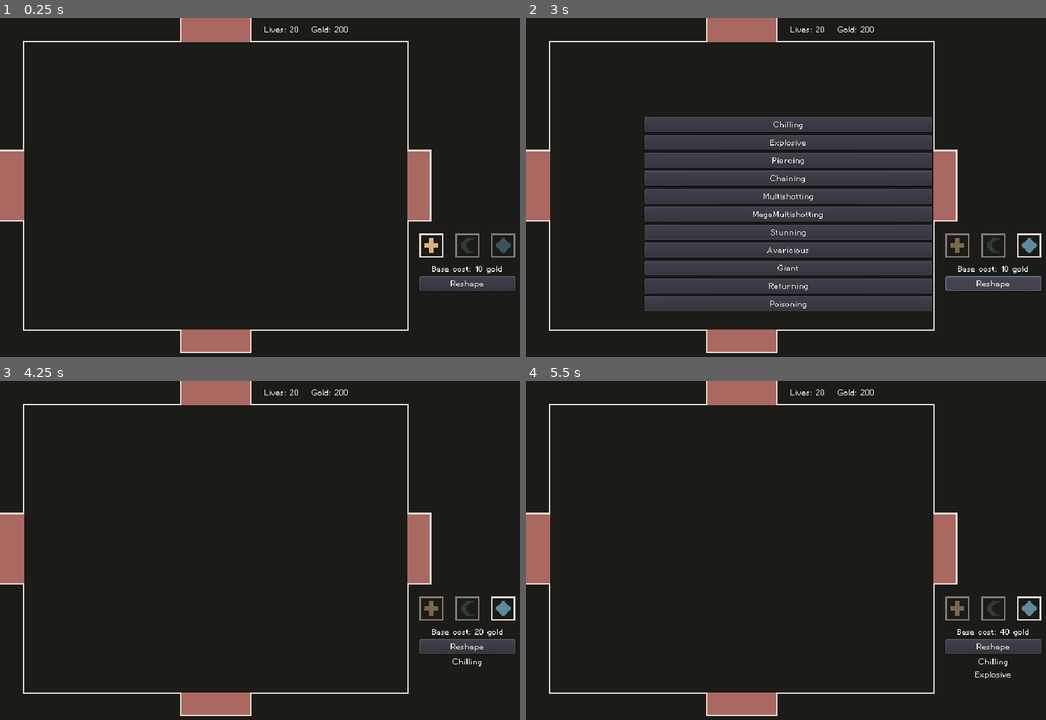
Above: before the commit, frames 1-4 (two rows, left to right).
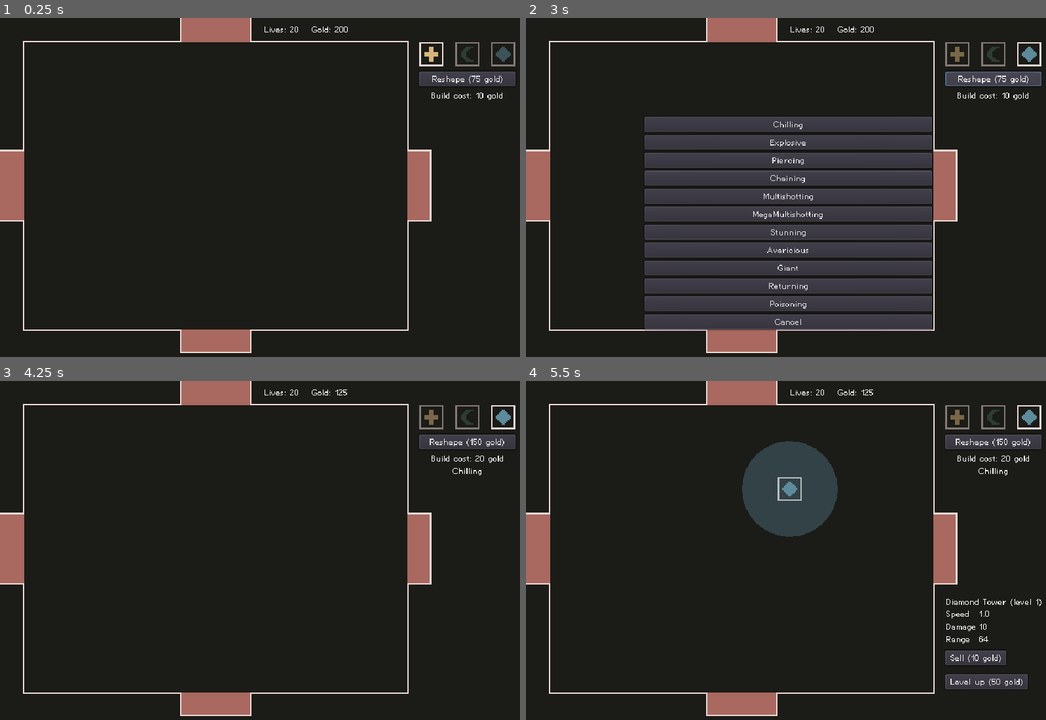
Above: after the commit, the same moments.

Repository: nolenroyalty/ReShape-TD
Game: Godot game, scene res://Main.tscn
Two runs of this game, one before a commit and one after it. Both use one fixed random seed, a clock stepped at 60 frames per second and the inputs below.
Inputs (mouse positions are in pixels of both pictures, inside the frame that each line leads up to; where the layout moved, square brackets give the same spot in the first picture):
- Up to frame 1 (0.25 s): no input
- Up to frame 2 (3 s): click (994, 55) [994, 245] at 0.5 s; click (957, 55) [957, 245] at 1.25 s; click (1030, 55) [1030, 245] at 2 s; click "Reshape" (after the commit: "Reshape (75 gold)") at 2.75 s
- Up to frame 3 (4.25 s): click "Chilling" at 3.5 s
- Up to frame 4 (5.5 s): click "Reshape" (after the commit: "Reshape (150 gold)") at 4.25 s; click (786, 486) at 5 s, where only the run before the commit has a clickable "Explosive"

The runs differ from the first frame. In frame 1, 2.6% of the frame differs, in the area x 80-100%, y 7-81%; in frame 2, 5.3%; in frame 3, 2.7%; in frame 4, 7.9%, in the area x 41-100%, y 2-91%.

Commit message:
gold stuff

Diff:
--- a/Main.gd
+++ b/Main.gd
@@ -18,7 +18,7 @@
 
 func handle_upgrade_purchased(picker):
 	hide_reshape_upgrade_picker(picker)
-	upgrade_selector.update_upgrades_text()
+	# upgrade_selector.update_upgrades_text()
 
 func show_reshape_upgrade_picker(shape):
 	get_tree().paused = true
@@ -27,6 +27,7 @@
 	battlefield.set_in_menu()
 	add_child(picker)
 	picker.connect("upgrade_purchased", self, "handle_upgrade_purchased", [picker])
+	picker.connect("cancelled", self, "hide_reshape_upgrade_picker", [picker])
 
 func clear_individual_selection(only_if_this_one=null):
 	if individual_selection != null:
--- a/Main.tscn
+++ b/Main.tscn
@@ -17,10 +17,10 @@
 }
 
 [node name="ReshapeUpgradeSelector" parent="." instance=ExtResource( 2 )]
-position = Vector2( 560, 288 )
+position = Vector2( 560, 32 )
 
 [node name="IndividualViewer" parent="." instance=ExtResource( 4 )]
-position = Vector2( 560, 32 )
+position = Vector2( 560, 288 )
 
 [node name="Lives" type="Label" parent="."]
 margin_left = 352.0
--- a/towers/Upgrades.gd
+++ b/towers/Upgrades.gd
@@ -35,6 +35,10 @@
 	func build_cost():
 		var mult = pow(2, len(upgrades))
 		return mult * C.BASE_TOWER_COST
+
+	func reshape_cost():
+		var mult = pow(2, len(upgrades))
+		return mult * 75
 
 func _apply(t, stats):
 	match t:
@@ -127,6 +131,9 @@
 func tower_cost(shape):
 	return int(state[shape].build_cost())
 
+func reshape_cost(shape):
+	return int(state[shape].reshape_cost())
+
 func upgrade_cost(shape, stats):
 	var base = tower_cost(shape)
 	var mult = stats.upgrade_mult()
--- a/ui/ReshapeUpgradePicker.gd
+++ b/ui/ReshapeUpgradePicker.gd
@@ -1,15 +1,24 @@
 extends CanvasLayer
 
 signal upgrade_purchased()
+signal cancelled()
 
 onready var cont = $VBoxContainer
 
 var shape = null
 
 func handle_button_pressed(upgrade):
-	Upgrades.upgrade(shape, upgrade)
-	print("Purchased upgrade %s" % [Upgrades.title(upgrade)])
-	emit_signal("upgrade_purchased")
+	var cost = Upgrades.reshape_cost(shape)
+	if State.try_to_buy(cost):
+		Upgrades.upgrade(shape, upgrade)
+		print("Purchased upgrade %s" % [Upgrades.title(upgrade)])
+		emit_signal("upgrade_purchased")
+	else:
+		print("POTENTIAL BUG: Not enough money to buy an upgrade from the upgrade picker")
+		emit_signal("cancelled")
+
+func handle_cancel():
+	emit_signal("cancelled")
 
 func init(shape_):
 	shape = shape_
@@ -26,6 +35,11 @@
 		button.connect("pressed", self, "handle_button_pressed", [upgrade])
 		cont.add_child(button)
 
+	var button = Button.new()
+	button.text = "Cancel"
+	button.connect("pressed", self, "handle_cancel")
+	cont.add_child(button)
+
 func _ready():
 	assert(shape != null, "shape must be set before adding to scene")
 	render()
--- a/ui/ReshapeUpgradeSelector.gd
+++ b/ui/ReshapeUpgradeSelector.gd
@@ -7,8 +7,7 @@
 onready var crescent = $CrescentButton
 onready var diamond = $DiamondButton
 onready var reshape_button = $ReshapeButton
-onready var upgrades_label = $UpgradesLabel
-onready var base_cost = $BasecostLabel
+onready var info_label = $InfoLabel
 
 var current = null
 
@@ -26,40 +25,42 @@
 		else:
 			b.modulate.a = 0.5
 
-func update_base_cost_text():
+func update_info_text():
+	var build_cost = "Build cost: %d gold" % [Upgrades.tower_cost(current)]
+	var active_upgrades = Upgrades.active_upgrades(current)
+	var l = [build_cost]
+	for u in active_upgrades:
+		l.append(Upgrades.title(u))
+	info_label.text = "\n".join(l)
+
+func update_reshape_button_cost():
 	if current == null: return
-	var tower_cost = Upgrades.tower_cost(current)
-	base_cost.text = "Base cost: %d gold" % [tower_cost]
+	var cost = Upgrades.reshape_cost(current)
+	reshape_button.text = "Reshape (%d gold)" % [cost]
 
 func handle_reshaped(shape, _upgrade):
 	if current != null and shape == current:
-		update_base_cost_text()
-
-func update_upgrades_text():
-	var active_upgrades = Upgrades.active_upgrades(current)
-	var l = []
-	for u in active_upgrades:
-		l.append(Upgrades.title(u))
-
-	upgrades_label.text = "\n".join(l)
+		update_info_text()
+		update_reshape_button_cost()
 
 func set_shape(kind):
 	current = kind
 	update_selected()
-	update_upgrades_text()
+	update_info_text()
+	update_reshape_button_cost()
 
 func handle_pressed(kind):
 	set_shape(kind)
 	emit_signal("selected", kind)
 
-func handle_reshape():
-	if current != null:
-		print("reshape %s!" % [C.shape_name(current)])
+func handle_reshape_pressed():
+	var cost = Upgrades.reshape_cost(current)
+	if current != null and State.can_buy(cost):
 		emit_signal("reshape", current)
 
 func _ready():
 	cross.connect("pressed", self, "handle_pressed", [C.SHAPE.CROSS])
 	crescent.connect("pressed", self, "handle_pressed", [C.SHAPE.CRESCENT])
 	diamond.connect("pressed", self, "handle_pressed", [C.SHAPE.DIAMOND])
-	reshape_button.connect("pressed", self, "handle_reshape")
+	reshape_button.connect("pressed", self, "handle_reshape_pressed")
 	var _ignore = Upgrades.connect("reshaped", self, "handle_reshaped")
--- a/ui/ReshapeUpgradeSelector.tscn
+++ b/ui/ReshapeUpgradeSelector.tscn
@@ -34,22 +34,16 @@
 texture_normal = ExtResource( 3 )
 
 [node name="ReshapeButton" type="Button" parent="."]
-margin_top = 57.0
+margin_top = 39.0
 margin_right = 128.0
-margin_bottom = 77.0
+margin_bottom = 59.0
 custom_fonts/font = ExtResource( 5 )
 text = "Reshape"
 
-[node name="UpgradesLabel" type="Label" parent="."]
-margin_top = 80.0
+[node name="InfoLabel" type="Label" parent="."]
+margin_top = 64.0
 margin_right = 128.0
-margin_bottom = 208.0
+margin_bottom = 192.0
+text = "Build Cost: 10 Gold"
 align = 1
 autowrap = true
-
-[node name="BasecostLabel" type="Label" parent="."]
-margin_top = 40.0
-margin_right = 128.0
-margin_bottom = 54.0
-text = "Base cost: 10 gold"
-align = 1
